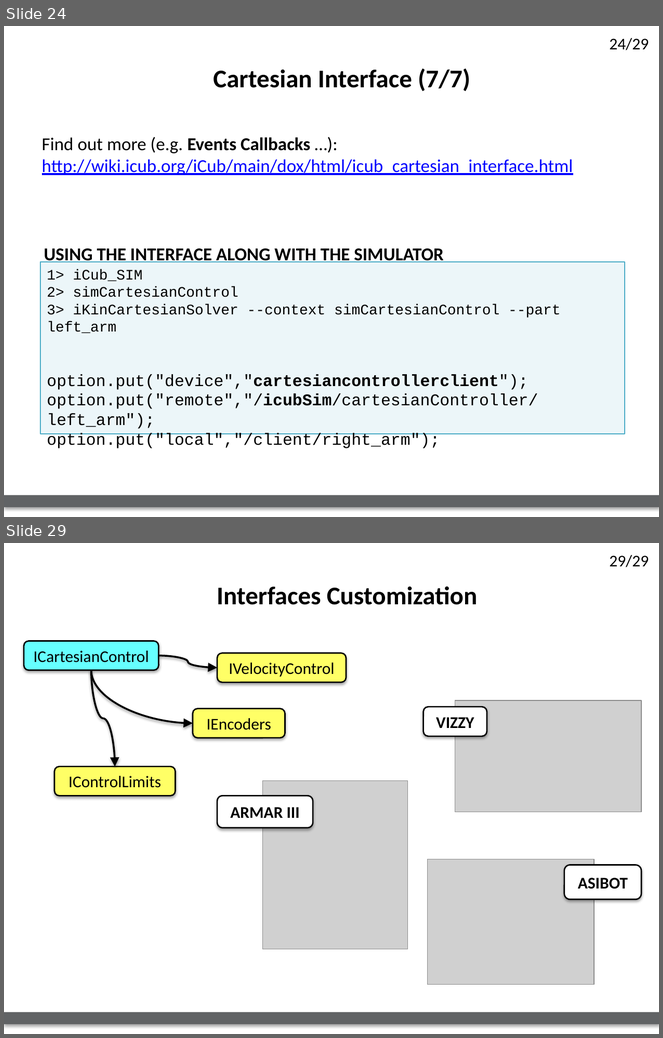
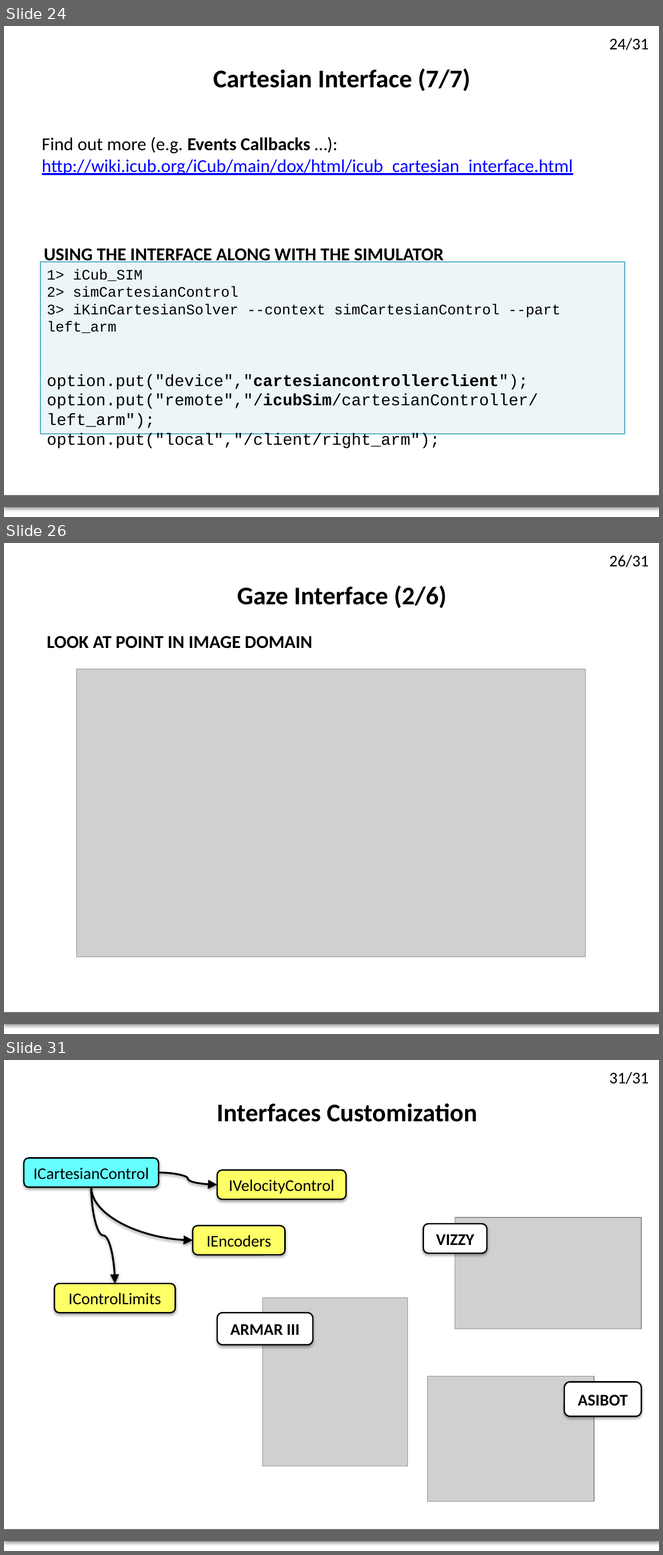
Before and after one commit to lornat75/Teaching, a slide deck: slides/2015-iit/cartesian-gaze-interfaces.pptx. Shown one above the other, each under a label of ours: slides 24 and 29 before the commit, slides 24, 26 and 31 after it; the slides between them are not shown. The pictures are 663x1038 and 663x1555 pixels, drawn with LibreOffice and Linux fonts; fonts in the diff are those of the drawing; grey boxes stand for pictures; background and template pictures are left out. Boxes give left, top, right and bottom in pixels: in the first picture for what was removed or moved away, otherwise in the second. Text is boxed around its words. In the diff, an @@ line names an element or a change of style, - is before the commit and + after.

```diff
--- a/slides/2015-iit/cartesian-gaze-interfaces.pptx
+++ b/slides/2015-iit/cartesian-gaze-interfaces.pptx
@@ slide 26 added at (4, 543, 659, 1034), background #FFFFFF; not listed: 2 template elements that a slide beside it also shows @@
@@ text added at (237, 586, 447, 609), 28 pt, text #000000, bold @@
+Gaze Interface (2/6)
@@ text added at (47, 636, 312, 649), 20 pt, text #000000, bold @@
+LOOK AT POINT IN IMAGE DOMAIN
@@ picture added at (77, 669, 586, 958) @@
@@ page number at (609, 38, 649, 50): text changed @@
-24/29
+24/31
@@ what was slide 29 is now slide 31 @@
@@ page number at (609, 1072, 649, 1084): text changed @@
-29/29
+31/31
```
Also in this commit, not shown: 4 slides changed, 1 other slide added, 8 other files.
